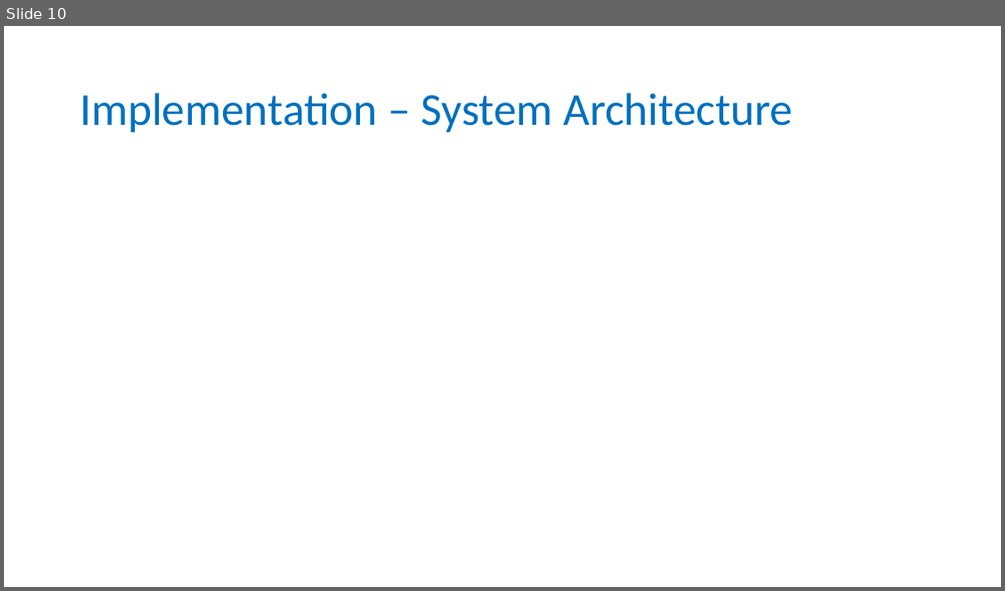
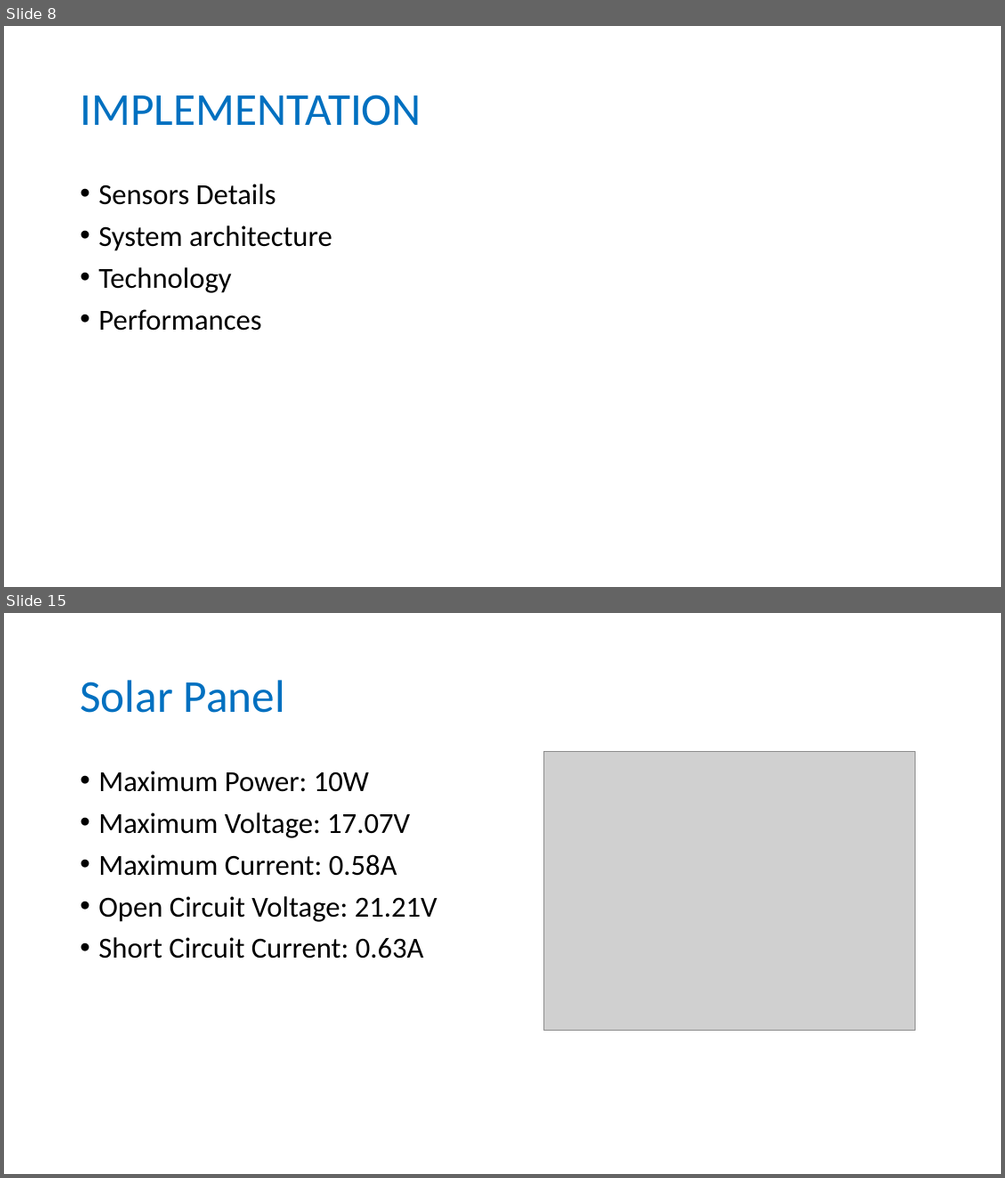
Before and after one commit to longhoang0304/DCDCS_Documentation, a slide deck: Final-Presentation.pptx. Shown one above the other, each under a label of ours: slide 10 before the commit, slides 8 and 15 after it; the slides between them are not shown. The pictures are 1005x591 and 1005x1178 pixels, drawn with LibreOffice and Linux fonts; fonts in the diff are those of the drawing; grey boxes stand for pictures. Boxes give left, top, right and bottom in pixels: in the first picture for what was removed or moved away, otherwise in the second. Text is boxed around its words. In the diff, an @@ line names an element or a change of style, - is before the commit and + after.

```diff
--- a/Final-Presentation.pptx
+++ b/Final-Presentation.pptx
@@ slide 15 added at [4, 613, 1001, 1174], background #FFFFFF @@
@@ title added at [80, 680, 285, 713], 44 pt, text #0070C0 @@
+Solar Panel
@@ text added at [98, 771, 437, 958], 28 pt, text #000000 @@
+• Maximum Power: 10W
+• Maximum Voltage: 17.07V
+• Maximum Current: 0.58A
+• Open Circuit Voltage: 21.21V
+• Short Circuit Current: 0.63A
@@ picture added at [544, 751, 914, 1030] @@
@@ what was slide 10 is now slide 8 @@
@@ slide 8 changed as well @@
@@ title at [80, 95, 421, 126]: text changed @@
-Implementation – System Architecture
+IMPLEMENTATION
@@ text added at [98, 184, 332, 330], 28 pt, text #000000 @@
+• Sensors Details
+• System architecture
+• Technology
+• Performances
```
Also in this commit, not shown: 4 other slides changed, 30 other slides added, 9 slides removed, 2 other files.
